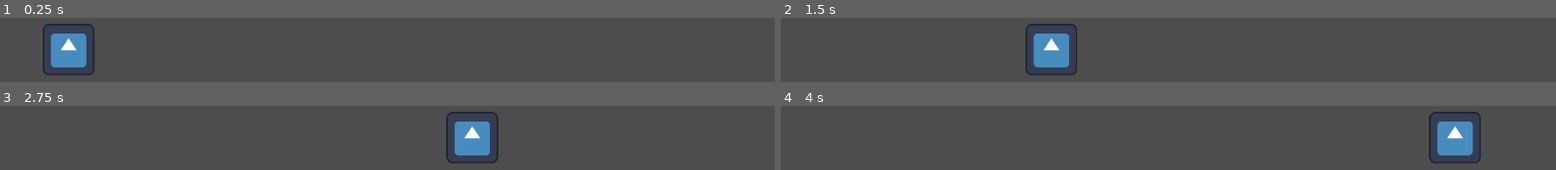
Above: before the commit, frames 1-4 (two rows, left to right).
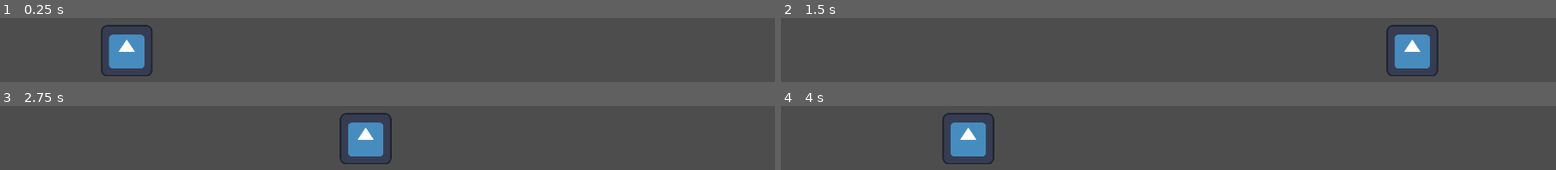
Above: after the commit, the same moments.

Repository: sysfield/fp
Game: Godot game, scene res://enemy.tscn
Two runs of this game, one before a commit and one after it. Both use one fixed random seed, a clock stepped at 60 frames per second and the inputs below. The project has no main scene, so this scene is started directly. The engine's default icon, where the game draws it, is replaced by a stand-in: a white triangle on a blue panel in a dark square.
Inputs:
- Up to frame 1 (0.25 s): no input
- Up to frame 2 (1.5 s): no input
- Up to frame 3 (2.75 s): no input
- Up to frame 4 (4 s): no input

The runs differ from the first frame. In frame 1, 6.3% of the frame differs, in the area x 5-20%, y 9-91%; in frame 2, 6.3%; in frame 3, 6.4%; in frame 4, 6.6%, in the area x 20-91%, y 9-91%.

Commit message:
Fix patrol so that sprite bounces between locations

Diff:
--- a/Enemy.gd
+++ b/Enemy.gd
@@ -3,7 +3,7 @@
 
 extends Sprite2D
 
-var speed = 400
+var speed = 1000
 var screen_size
 var sprite_x
 
@@ -21,3 +21,5 @@
 	position.y = clamp(position.y, 0, screen_size.y)
 	if position.x == screen_size.x - sprite_x:
 		speed = -(speed)
+	elif position.x == 0 + sprite_x:
+		speed = speed * -1
--- a/enemy.tscn
+++ b/enemy.tscn
@@ -4,6 +4,6 @@
 [ext_resource type="Texture2D" uid="uid://cbxorprswtjjc" path="res://icon.svg" id="2_5jqb3"]
 
 [node name="Enemy" type="Sprite2D"]
-position = Vector2(70, 533)
+position = Vector2(64, 536)
 texture = ExtResource("2_5jqb3")
 script = ExtResource("1_imgcf")
--- a/project.godot
+++ b/project.godot
@@ -18,3 +18,4 @@
 
 window/size/viewport_width=1920
 window/size/viewport_height=1080
+window/size/mode=3
